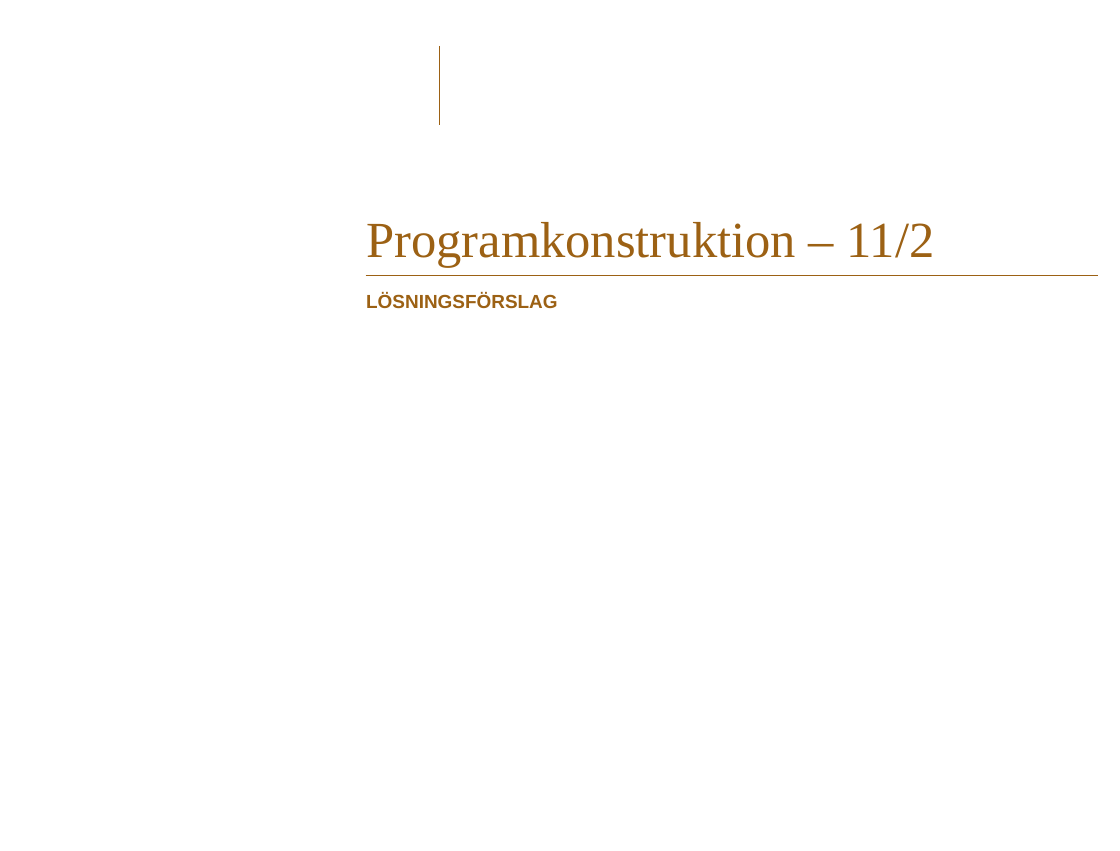
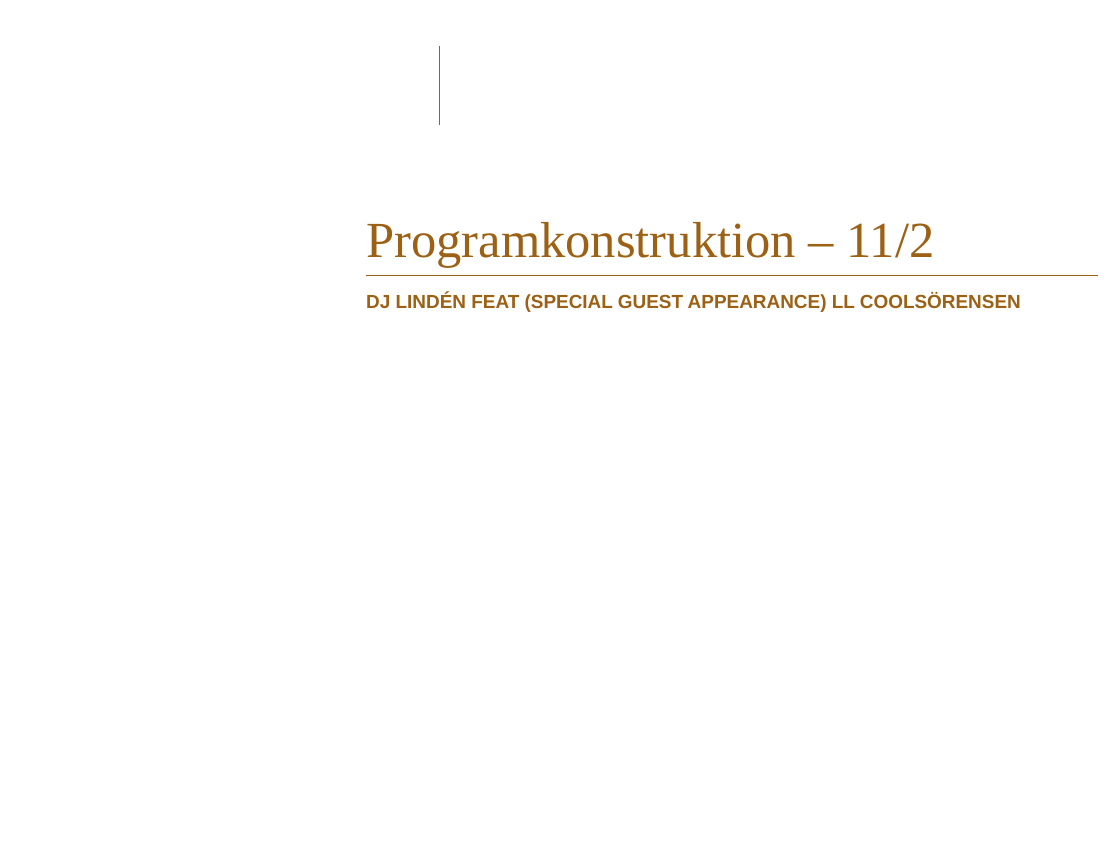
Before and after one commit to submarines-and/Exam-Preparations, a slide deck: slide 1 of PK/Tentamenförberedelse_SYSA14_PK_FEB.pptx. Drawn at 1120x851 pixels with LibreOffice and Linux fonts; fonts in the diff are those of the drawing; background and template pictures are left out. Boxes give left, top, right and bottom in pixels: in the first picture for what was removed or moved away, otherwise in the second. Text is boxed around its words. In the diff, an @@ line names an element or a change of style, - is before the commit and + after.

```diff
--- a/PK/Tentamenförberedelse_SYSA14_PK_FEB.pptx
+++ b/PK/Tentamenförberedelse_SYSA14_PK_FEB.pptx
@@ subtitle at bbox=[366, 294, 1021, 312]: text changed @@
-LÖSNINGSFÖRSLAG
+DJ LINDÉN FEAT (SPECIAL GUEST APPEARANCE) LL COOLSÖRENSEN
```
Also in this commit, not shown: 4 other slides changed.
